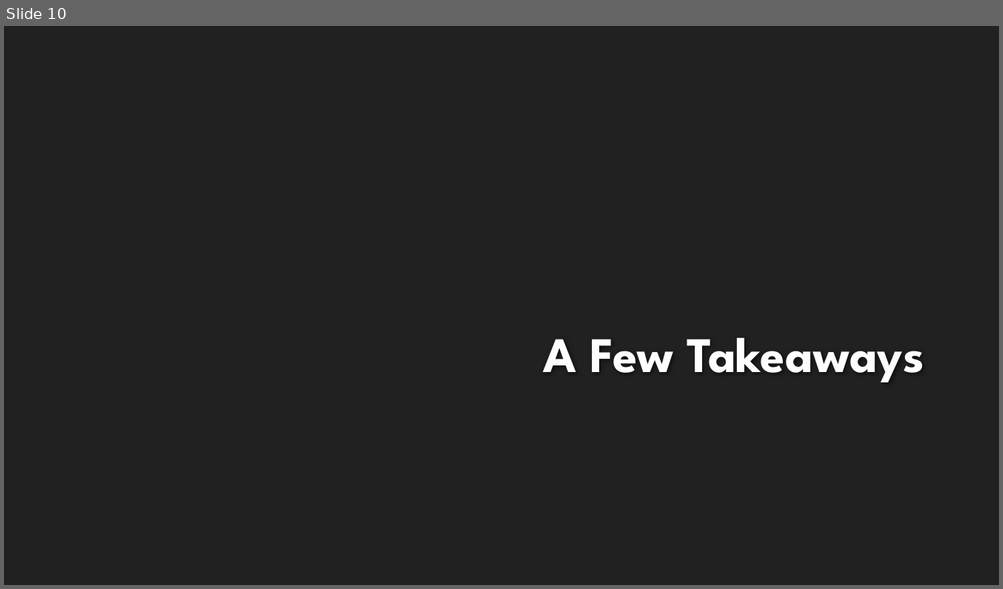
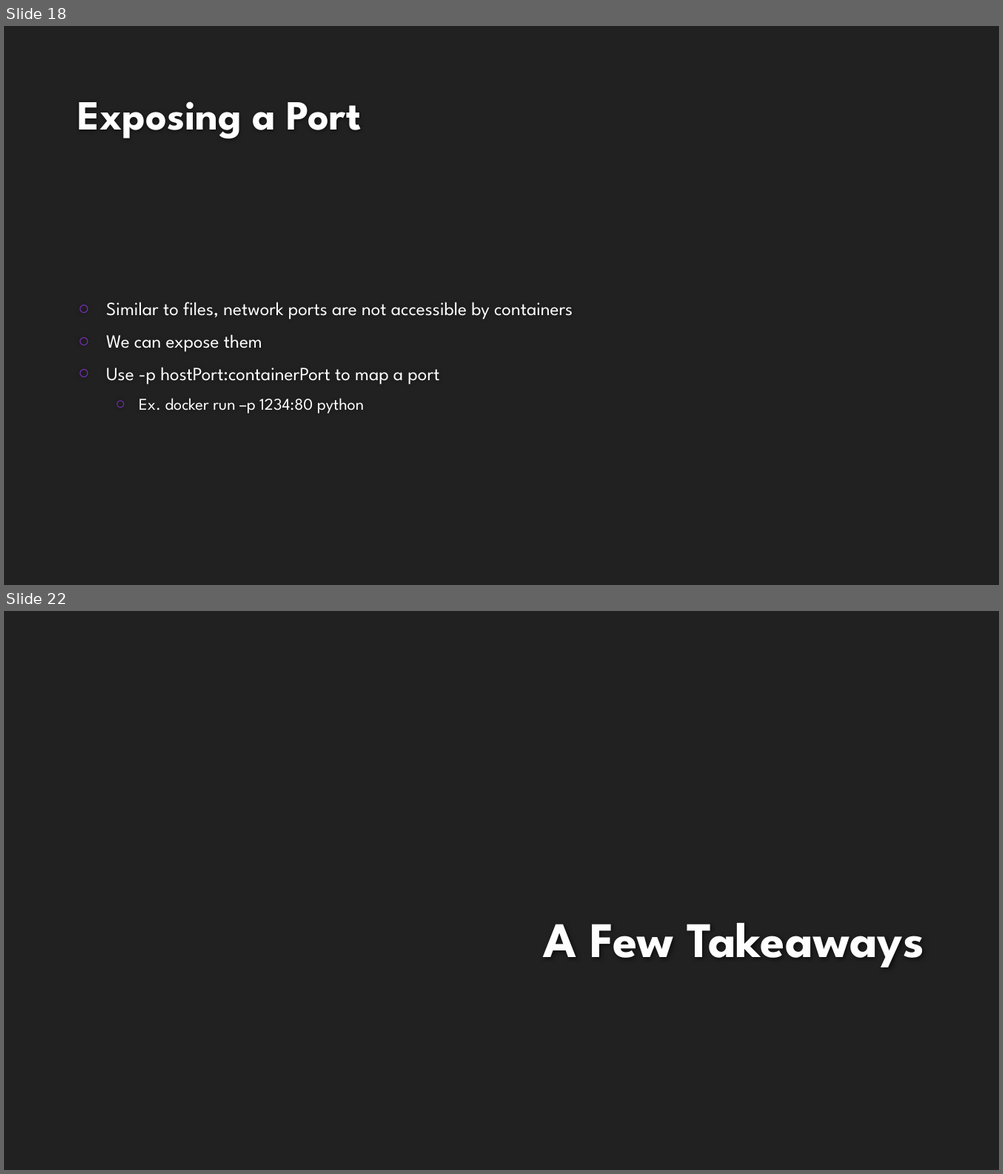
Before and after one commit to kertox662/jamhacks6-workshop-reference, a slide deck: intro-docker/presentation/intro-to-docker.pptx. Shown one above the other, each under a label of ours: slide 10 before the commit, slides 18 and 22 after it; the slides between them are not shown. The pictures are 1003x589 and 1003x1174 pixels, drawn with LibreOffice and Linux fonts; fonts in the diff are those of the drawing; background and template pictures are left out. Boxes give left, top, right and bottom in pixels: in the first picture for what was removed or moved away, otherwise in the second. Text is boxed around its words. In the diff, an @@ line names an element or a change of style, - is before the commit and + after.

Commit message:
Docker: Presentation and README

```diff
--- a/intro-docker/presentation/intro-to-docker.pptx
+++ b/intro-docker/presentation/intro-to-docker.pptx
@@ slide 18 added at (4,26,999,585), background #212121 @@
@@ title added at (77,101,361,139), 40 pt, text #FEFEFE, bold @@
+Exposing a Port
@@ text added at (106,302,572,414), 18 pt, text #FFFFFF @@
+○ Similar to files, network ports are not accessible by containers
+○ We can expose them
+○ Use -p hostPort:containerPort to map a port
+  ○ Ex. docker run –p 1234:80 python
@@ what was slide 10 is now slide 22 @@
```
Also in this commit, not shown: 1 slide changed, 11 other slides added, 1 other file.
